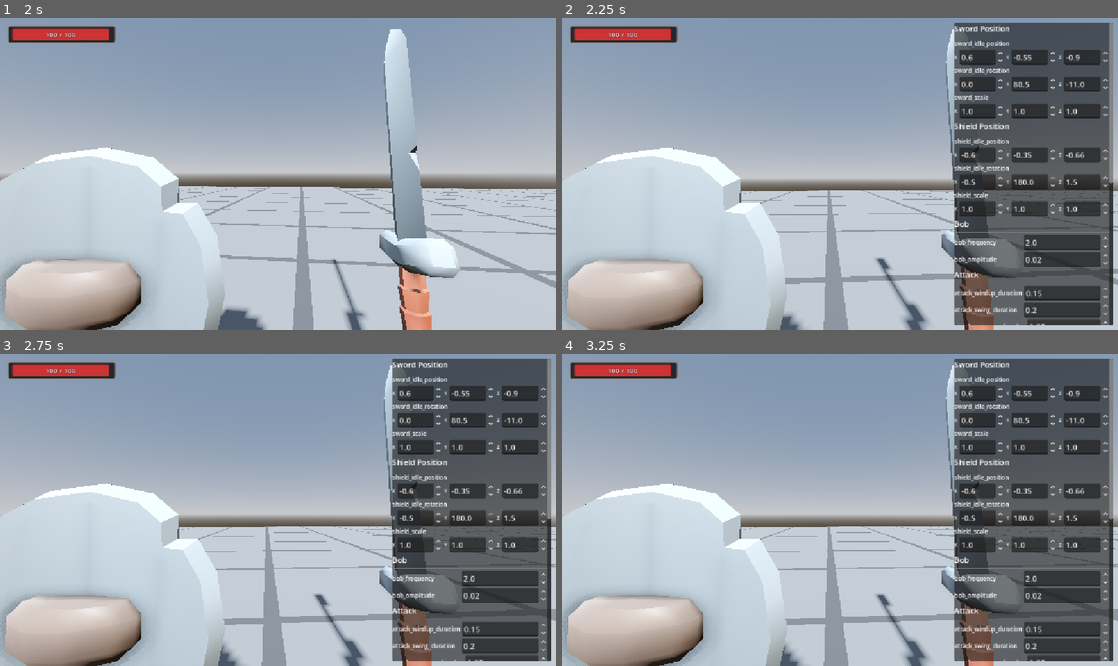
Above: before the commit, frames 1-4 (two rows, left to right).
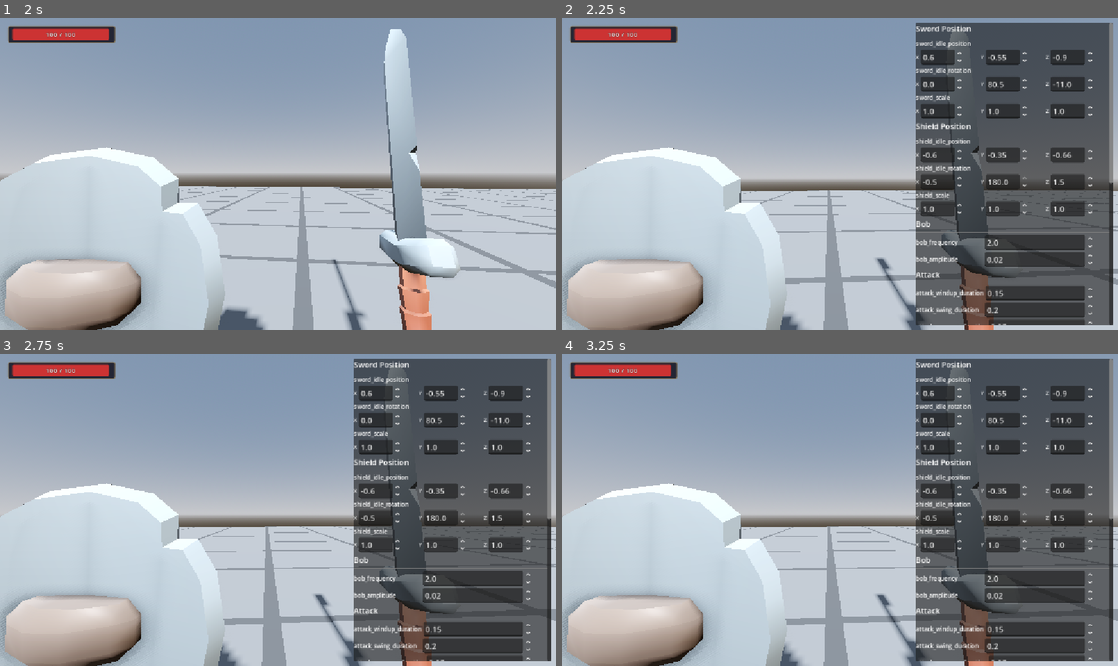
Above: after the commit, the same moments.

Repository: domaki7/domucki
Game: Godot game, scene res://levels/test/test_arena.tscn
Two runs of this game, one before a commit and one after it. Both use one fixed random seed, a clock stepped at 60 frames per second and the inputs below.
Inputs (mouse positions are in pixels of both pictures, inside the frame that each line leads up to):
- Up to frame 1 (2 s): tap Enter at 0.5 s; move the mouse to (305, 174) at 0.52 s; hold W (move_forward) from 0.53 s (still down); click (305, 174) at 0.6 s; tap Space (jump) at 0.77, 1.52 s; move the mouse to (250, 174) at 1.27 s; right-click (250, 174) at 1.35 s
- Up to frame 2 (2.25 s): keep holding W (move_forward); move the mouse to (851, 167) at 2.02 s; tap Alt at 2.1 s
- Up to frame 3 (2.75 s): keep holding W (move_forward)
- Up to frame 4 (3.25 s): keep holding W (move_forward); move the mouse to (812, 572) at 2.77 s; click (812, 572) at 2.85 s; tap Space (jump) at 3.02 s

Frame 1 is identical in both runs. In frame 2, 15% of the frame differs, in the area x 63-99%, y 1-99%; in frame 3, 15%; in frame 4, 15%.

Commit message:
improved debug menu

Diff:
--- a/src/ui/debug/debug_viewmodel_gui.gd
+++ b/src/ui/debug/debug_viewmodel_gui.gd
@@ -19,7 +19,8 @@
 	add_child(_panel)
 
 	var scroll: ScrollContainer = ScrollContainer.new()
-	scroll.custom_minimum_size = Vector2(320, 0)
+	scroll.custom_minimum_size = Vector2(400, 0)
+	scroll.horizontal_scroll_mode = ScrollContainer.SCROLL_MODE_DISABLED
 	_panel.add_child(scroll)
 
 	_content = VBoxContainer.new()
@@ -34,7 +35,7 @@
 
 func _setup_anchors() -> void:
 	_panel.set_anchors_preset(Control.PRESET_RIGHT_WIDE)
-	_panel.offset_left = -340.0
+	_panel.offset_left = -420.0
 	_panel.offset_top = 10.0
 	_panel.offset_bottom = -10.0
 	_panel.offset_right = -10.0
@@ -162,7 +163,8 @@
 	var reset_btn: Button = Button.new()
 	reset_btn.text = "↺"
 	reset_btn.custom_minimum_size = Vector2(28.0, 0.0)
-	reset_btn.visible = false
+	reset_btn.modulate.a = 0.0
+	reset_btn.mouse_filter = Control.MOUSE_FILTER_IGNORE
 	reset_btn.pressed.connect(_on_float_reset.bind(property))
 	row.add_child(reset_btn)
 
@@ -205,7 +207,8 @@
 		var reset_btn: Button = Button.new()
 		reset_btn.text = "↺"
 		reset_btn.custom_minimum_size = Vector2(28.0, 0.0)
-		reset_btn.visible = false
+		reset_btn.modulate.a = 0.0
+		reset_btn.mouse_filter = Control.MOUSE_FILTER_IGNORE
 		reset_btn.pressed.connect(_on_vector3_axis_reset.bind(property, i))
 		row.add_child(reset_btn)
 		reset_btns.append(reset_btn)
@@ -219,7 +222,9 @@
 	_viewmodel.set(property, value)
 	if _reset_buttons.has(property):
 		var btn: Button = _reset_buttons[property] as Button
-		btn.visible = not is_equal_approx(value, _defaults[property] as float)
+		var changed: bool = not is_equal_approx(value, _defaults[property] as float)
+		btn.modulate.a = 1.0 if changed else 0.0
+		btn.mouse_filter = Control.MOUSE_FILTER_STOP if changed else Control.MOUSE_FILTER_IGNORE
 
 func _on_float_reset(property: String) -> void:
 	if not _viewmodel:
@@ -229,7 +234,8 @@
 	var spinbox: SpinBox = _float_spinboxes[property] as SpinBox
 	spinbox.set_value_no_signal(default_value)
 	var btn: Button = _reset_buttons[property] as Button
-	btn.visible = false
+	btn.modulate.a = 0.0
+	btn.mouse_filter = Control.MOUSE_FILTER_IGNORE
 
 func _on_vector3_axis_changed(value: float, property: String, axis: int) -> void:
 	if not _viewmodel:
@@ -241,7 +247,9 @@
 	if _reset_buttons.has(property):
 		var btns: Array = _reset_buttons[property] as Array
 		var default_val: Vector3 = _defaults[property] as Vector3
-		btns[axis].visible = not is_equal_approx(value, default_val[axis])
+		var changed: bool = not is_equal_approx(value, default_val[axis])
+		btns[axis].modulate.a = 1.0 if changed else 0.0
+		btns[axis].mouse_filter = Control.MOUSE_FILTER_STOP if changed else Control.MOUSE_FILTER_IGNORE
 
 func _on_vector3_axis_reset(property: String, axis: int) -> void:
 	if not _viewmodel:
@@ -256,7 +264,8 @@
 	_apply_viewmodel_positions()
 	var btns: Array = _reset_buttons[property] as Array
 	var btn: Button = btns[axis] as Button
-	btn.visible = false
+	btn.modulate.a = 0.0
+	btn.mouse_filter = Control.MOUSE_FILTER_IGNORE
 
 func _on_attack_loop_toggled(enabled: bool) -> void:
 	_is_attack_looping = enabled
